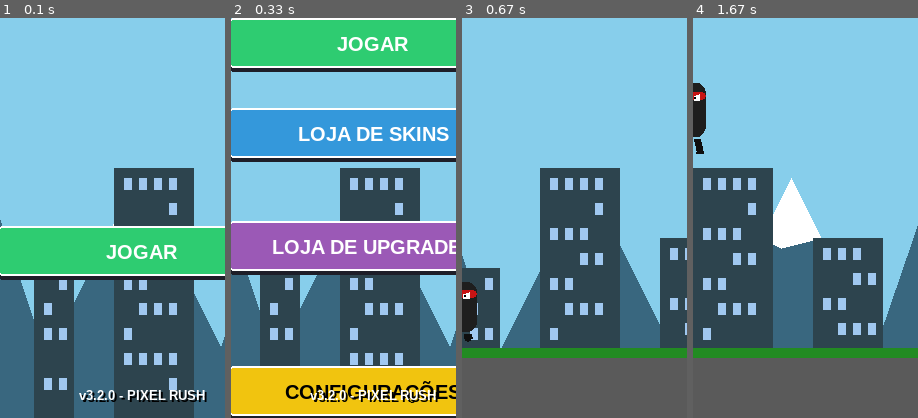
Above: before the commit, frames 1-4 (left to right).
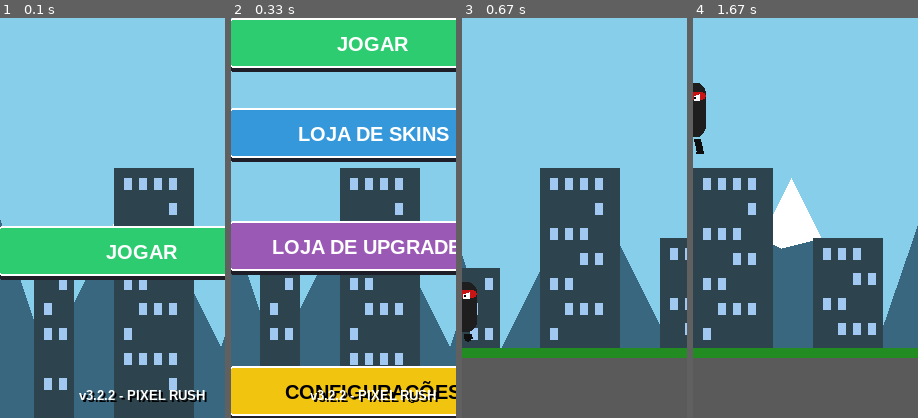
Above: after the commit, the same moments.

Repository: MrPoopBR/pixel_rush
Game: pygame game, started from main.py
The game is run twice, just before and just after one commit, with the same random seed, the same clock (stepped at 60 frames per second) and the same inputs.
Inputs (mouse positions are % of the whole screen's width and height, from its top left):
- Up to frame 1 (0.1 s): no input
- Up to frame 2 (0.33 s): no input
- Up to frame 3 (0.67 s): click (46, 54) at 0.38 s
- Up to frame 4 (1.67 s): click (92, 4) at 0.72 s; tap Ac Back at 1 s; hold Up from 1.33 s (still down)
The pictures show only the part of the screen within x 18-68%, y 50-100%; the shares and areas given below are measured in that part.

The runs differ from the first frame. In frame 1, less than 0.1% of the frame differs, in the area x 48-52%, y 93-96%; in frame 2, less than 0.1%; in frame 3, nothing differs; in frame 4, nothing differs.

Commit message:
Update main.py fullscreen
Correção de bugs: tela não estava ficando em fullscreen e o toque estava sendo duplicado

Diff:
--- a/main.py
+++ b/main.py
@@ -20,13 +20,14 @@
 init_audio()
 
 # Versão do Jogo
-VERSAO = "v3.2.0"
+VERSAO = "v3.2.2"
 
 # Configuração da Tela na Vertical (Portrait - 450x800)
 LARGURA_VIRTUAL = 450
 ALTURA_VIRTUAL = 800
 
-tela = pygame.display.set_mode((LARGURA_VIRTUAL, ALTURA_VIRTUAL), pygame.SCALED)
+# CORREÇÃO APLICADA AQUI: Passando a resolução lógica correta para o SCALED funcionar
+tela = pygame.display.set_mode((LARGURA_VIRTUAL, ALTURA_VIRTUAL), pygame.FULLSCREEN | pygame.SCALED)
 display_surface = pygame.Surface((LARGURA_VIRTUAL, ALTURA_VIRTUAL))
 
 pygame.display.set_caption(f"Corrida Infinita 2D - {VERSAO}")
@@ -1302,12 +1303,10 @@
 
 # --- GERADOR DE PADRÕES EXPANDIDO DE MOEDAS (32 FORMATOS) ---
 def gerar_padrao_moedas(x_base, y_base, formato, todos_sprites, moedas, pool_manager):
-    # Limites rigorosos para não nascer no chão nem acima do pulo máximo
-    y_limite_chao = ALTURA_VIRTUAL - 95   # Pelo menos 25px acima do chão (730 - 25 = 705)
-    y_limite_topo = ALTURA_VIRTUAL - 260  # Pulo máximo longo do jogador (540)
+    y_limite_chao = ALTURA_VIRTUAL - 95
+    y_limite_topo = ALTURA_VIRTUAL - 260
     offsets = []
 
-    # 1. FORMATOS PEQUENOS (POUCAS MOEDAS: 1 a 4)
     if formato == "MOEDA_UNICA":
         offsets = [(0, 0)]
     elif formato == "PAR_HORIZONTAL":
@@ -1324,8 +1323,6 @@
         offsets = [(0, -44), (25, -22), (50, 0)]
     elif formato == "SMILEY":
         offsets = [(0, -30), (30, -30), (15, 0)]
-
-    # 2. FORMATOS TRADICIONAIS / MÉDIOS (5 a 10 MOEDAS)
     elif formato == "LINHA":
         for i in range(random.choice([4, 5, 6])): offsets.append((i * 28, 0))
     elif formato == "V":
@@ -1364,8 +1361,6 @@
         offsets = [(0, 0), (28, -28), (56, 0), (28, 0)]
     elif formato == "ZIGZAG":
         offsets = [(0, 0), (25, -30), (50, 0), (75, -30), (100, 0)]
-
-    # 3. FORMATOS GIGANTES (MUITAS MOEDAS: 12 a 25+ MOEDAS)
     elif formato == "MEGACRUZ":
         for i in range(-3, 4):
             offsets.append((i * 26, 0))
@@ -1402,7 +1397,6 @@
             offsets.append((i * 25, i * 25))
             offsets.append((i * 25, -i * 25))
 
-    # Ajusta o y_base do grupo para que TODO o padrão fique visível e preservado sem deformar
     if offsets:
         min_dy = min(dy for _, dy in offsets)
         max_dy = max(dy for _, dy in offsets)
@@ -1517,6 +1511,7 @@
     touch_start_pos = None
     touch_current_pos = None
     toque_ativo = False
+    ultimo_clique_tempo = 0  # Debounce para evitar duplo clique
 
     cor_atual_ceu = list(COR_DIA)
 
@@ -1570,7 +1565,12 @@
         estado = "JOGANDO"
 
     def processar_clique_ui(pos):
-        nonlocal estado
+        nonlocal estado, ultimo_clique_tempo
+        tempo_atual = pygame.time.get_ticks()
+        if tempo_atual - ultimo_clique_tempo < 300:  # Ignora cliques duplicados em menos de 300ms
+            return
+        ultimo_clique_tempo = tempo_atual
+
         gerenciador_sons.tocar_som("clique", False, dados["vol_sfx"])
         if estado == "INICIO":
             if btn_jogar.collidepoint(pos):
@@ -1655,7 +1655,6 @@
     while rodando:
         frame_count += 1
 
-        # Controle da Animação de Entrada
         if estado != estado_anterior:
             if estado in ["INICIO", "LOJA", "UPGRADES", "CONFIG"]:
                 anim_menu_tempo = 0
@@ -1776,7 +1775,6 @@
             if dy > 30:
                 segurando_baixo_touch = True
 
-        # Atualização de Fundo e Gameplay
         if estado == "JOGANDO":
             vel_base = min(20.0, 6.0 + (metros_atuais / 35.0) * 0.35)
             if jogador.tempo_slow > 0:
@@ -1925,7 +1923,6 @@
         # --- RENDERIZAÇÃO NA TELA ---
         display_surface.fill(cor_ceu_tupla)
 
-        # 1. Desenho do mundo do jogo ao fundo (Gameplay, Pausa ou Game Over)
         if estado in ["JOGANDO", "PAUSA", "GAMEOVER"]:
             bg_parallax.draw(display_surface, cor_ceu_tupla, e_noite)
             pygame.draw.rect(display_surface, CINZA_CHAO, (0, ALTURA_VIRTUAL - 70, LARGURA_VIRTUAL, 70))
@@ -1940,7 +1937,6 @@
                 overlay_slow.fill((30, 180, 60, 45))
                 display_surface.blit(overlay_slow, (0, 0))
 
-            # --- TEXTO DE ATENÇÃO DO LASER (POSICIONADO DIRETAMENTE SOBRE O LASER) ---
             for perigo in perigos_especiais:
                 if isinstance(perigo, AvisoLaser) and perigo.timer > 0:
                     seg_restantes = (perigo.timer / 60.0)
@@ -1949,18 +1945,14 @@
                         pos_y_alerta = max(10, perigo.rect.y - 28)
                         desenhar_texto_centralizado(display_surface, txt_alerta, fonte_alerta, VERMELHO_OBSTACULO, AMARELO_NEON, pos_y_alerta)
 
-            # --- ESCUDO E BARRA PERSEGUIDORA DE DANO DO ESCUDO ---
             if jogador and jogador.escudo_hits > 0 and estado in ["JOGANDO", "PAUSA"] and not jogador.morrendo:
-                # Círculo de energia ao redor do jogador
                 pygame.draw.circle(display_surface, CIANO_ESCUDO, jogador.rect.center, 42, 3)
 
-                # Barra perseguindo bem acima da cabeça do jogador
                 bar_w = 50
                 bar_h = 7
                 bar_x = jogador.rect.centerx - bar_w // 2
                 bar_y = jogador.rect.top - 24
 
-                # Fundo e borda
                 pygame.draw.rect(display_surface, CINZA_PAINEL, (bar_x - 1, bar_y - 1, bar_w + 2, bar_h + 2), border_radius=4)
                 max_hits = max(1, jogador.escudo_max)
                 pct_escudo = jogador.escudo_hits / float(max_hits)
@@ -1969,28 +1961,22 @@
                     pygame.draw.rect(display_surface, CIANO_ESCUDO, (bar_x, bar_y, w_preenchido, bar_h), border_radius=3)
                 pygame.draw.rect(display_surface, BRANCO, (bar_x, bar_y, bar_w, bar_h), 1, border_radius=3)
 
-                # Texto com os pontos numéricos da vida do escudo
                 surf_esc_num = fonte_pequena.render(f"{jogador.escudo_hits}/{max_hits}", True, BRANCO)
                 display_surface.blit(surf_esc_num, (jogador.rect.centerx - surf_esc_num.get_width() // 2, bar_y - 14))
 
-        # 2. HUD da Partida Ativa
         if estado == "JOGANDO":
             rect_hud = pygame.Rect(15, 15, 190, 68)
             pygame.draw.rect(display_surface, (20, 20, 30, 220), rect_hud, border_radius=12)
             pygame.draw.rect(display_surface, CIANO_ESCUDO, rect_hud, 2, border_radius=12)
 
-            # Texto de Metros
             desenhar_texto_com_sombra(display_surface, f"{metros_atuais} {t('m_unit', dados)}", fonte_grande, AMARELO_NEON, PRETO, (25, 20))
-            # Texto de Moedas
             desenhar_texto_com_sombra(display_surface, f"{t('moedas_hud', dados)}: {moedas_coletadas}", fonte, AMARELO_NEON, PRETO, (25, 52))
 
-            # Botão de Pausa
             pygame.draw.rect(display_surface, CINZA_BOTAO, btn_pausa, border_radius=8)
             pygame.draw.rect(display_surface, BRANCO, btn_pausa, 2, border_radius=8)
             pygame.draw.rect(display_surface, BRANCO, (LARGURA_VIRTUAL - 45, 23, 6, 24))
             pygame.draw.rect(display_surface, BRANCO, (LARGURA_VIRTUAL - 33, 23, 6, 24))
 
-            # --- HUD MISSÕES DA PARTIDA (POSICIONADAS ABAIXO DO CONTADOR) ---
             rect_missoes_hud = pygame.Rect(15, 90, 210, 95)
             pygame.draw.rect(display_surface, (20, 20, 30, 200), rect_missoes_hud, border_radius=10)
             pygame.draw.rect(display_surface, CIANO_ESCUDO, rect_missoes_hud, 1, border_radius=10)
@@ -2005,7 +1991,6 @@
                 desenhar_texto_com_sombra(display_surface, f"• {txt_m} ({st})", fonte_pequena, cor_m, PRETO, (22, y_m))
                 y_m += 22
 
-            # Barra de Power-ups Ativos abaixo das missões
             py_pup = 192
             for pup_key, pup_conf in UPGRADES_CONFIG.items():
                 tempo_restante = 0
@@ -2023,20 +2008,17 @@
                     desenhar_icone_powerup(display_surface, pup_key, 27, py_pup + 10)
                     py_pup += 25
 
-        # 3. Interfaces de Menus e Telas Sobrepostas
         if estado == "INICIO":
             t_anim = anim_menu_tempo / 45.0
             ease_out = 1.0 - (1.0 - t_anim) ** 3
 
             bg_parallax.draw(display_surface, cor_ceu_tupla, False)
 
-            # Título PIXEL RUSH em Pixel Art
             offset_y_titulo = int((1.0 - ease_out) * -220)
             float_y = math.sin(frame_count * 0.05) * 4
             pos_y_titulo = 95 + offset_y_titulo + float_y
             desenhar_titulo_pixel_art(display_surface, LARGURA_VIRTUAL // 2, pos_y_titulo, frame_count)
 
-            # Cards de Recorde e Moedas
             card1_x = 35 - int((1.0 - ease_out) * 320)
             card2_x = 240 + int((1.0 - ease_out) * 320)
             card_y = 210
@@ -2053,7 +2035,6 @@
             desenhar_texto_com_sombra(display_surface, t("moedas_banco", dados), fonte_pequena, AMARELO_MOEDA, PRETO, (card2_x + 15, card_y + 12))
             desenhar_texto_com_sombra(display_surface, f"{dados['moedas_totais']}", fonte_grande, BRANCO, PRETO, (card2_x + 15, card_y + 30))
 
-            # Botões do Menu Principal
             botoes_menu = [
                 (btn_jogar, t("jogar", dados), (46, 204, 113)),
                 (btn_loja, t("loja_skins", dados), (52, 152, 219)),
@@ -2078,7 +2059,6 @@
 
             desenhar_texto_centralizado(display_surface, f"{VERSAO} - PIXEL RUSH", fonte_pequena, BRANCO, PRETO, ALTURA_VIRTUAL - 30)
 
-        # --- LOJA DE SKINS ---
         elif estado == "LOJA":
             t_anim = anim_menu_tempo / 35.0
             ease_out = 1.0 - (1.0 - t_anim) ** 3
@@ -2123,7 +2103,6 @@
             surf_v = fonte.render(t("voltar_menu", dados), True, BRANCO)
             display_surface.blit(surf_v, (btn_voltar.centerx - surf_v.get_width() // 2, btn_voltar.centery - surf_v.get_height() // 2))
 
-        # --- LOJA DE UPGRADES ---
         elif estado == "UPGRADES":
             t_anim = anim_menu_tempo / 35.0
             ease_out = 1.0 - (1.0 - t_anim) ** 3
@@ -2165,7 +2144,6 @@
             surf_v = fonte.render(t("voltar_menu", dados), True, BRANCO)
             display_surface.blit(surf_v, (btn_voltar.centerx - surf_v.get_width() // 2, btn_voltar.centery - surf_v.get_height() // 2))
 
-        # --- CONFIGURAÇÕES ---
         elif estado == "CONFIG":
             t_anim = anim_menu_tempo / 35.0
             ease_out = 1.0 - (1.0 - t_anim) ** 3
@@ -2205,7 +2183,6 @@
             surf_s = fonte.render(t("salvar", dados), True, BRANCO)
             display_surface.blit(surf_s, (btn_voltar_config.centerx - surf_s.get_width() // 2, btn_voltar_config.centery - surf_s.get_height() // 2))
 
-        # --- TELA DE PAUSA ---
         elif estado == "PAUSA":
             overlay_pausa = pygame.Surface((LARGURA_VIRTUAL, ALTURA_VIRTUAL), pygame.SRCALPHA)
             overlay_pausa.fill((0, 0, 0, 185))
@@ -2213,7 +2190,6 @@
 
             desenhar_texto_centralizado(display_surface, t("pausa_titulo", dados), fonte_grande, AMARELO_NEON, PRETO, 150)
 
-            # Painel com Estatísticas e Missões na Pausa
             rect_pausa_box = pygame.Rect(45, 210, 360, 290)
             pygame.draw.rect(display_surface, CINZA_PAINEL, rect_pausa_box, border_radius=12)
             pygame.draw.rect(display_surface, CIANO_ESCUDO, rect_pausa_box, 2, border_radius=12)
@@ -2243,7 +2219,6 @@
             surf_m = fonte.render(t("menu_principal", dados), True, BRANCO)
             display_surface.blit(surf_m, (btn_menu_pausa.centerx - surf_m.get_width() // 2, btn_menu_pausa.centery - surf_m.get_height() // 2))
 
-        # --- TELA DE GAME OVER ---
         elif estado == "GAMEOVER":
             overlay_go = pygame.Surface((LARGURA_VIRTUAL, ALTURA_VIRTUAL), pygame.SRCALPHA)
             overlay_go.fill((20, 0, 0, 200))
